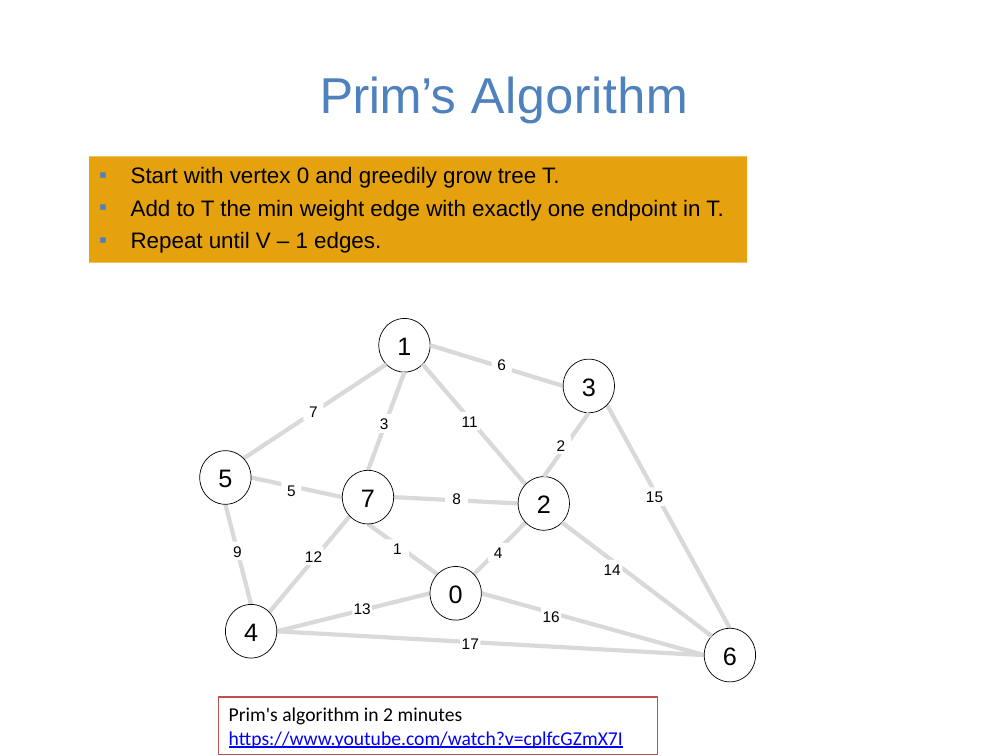
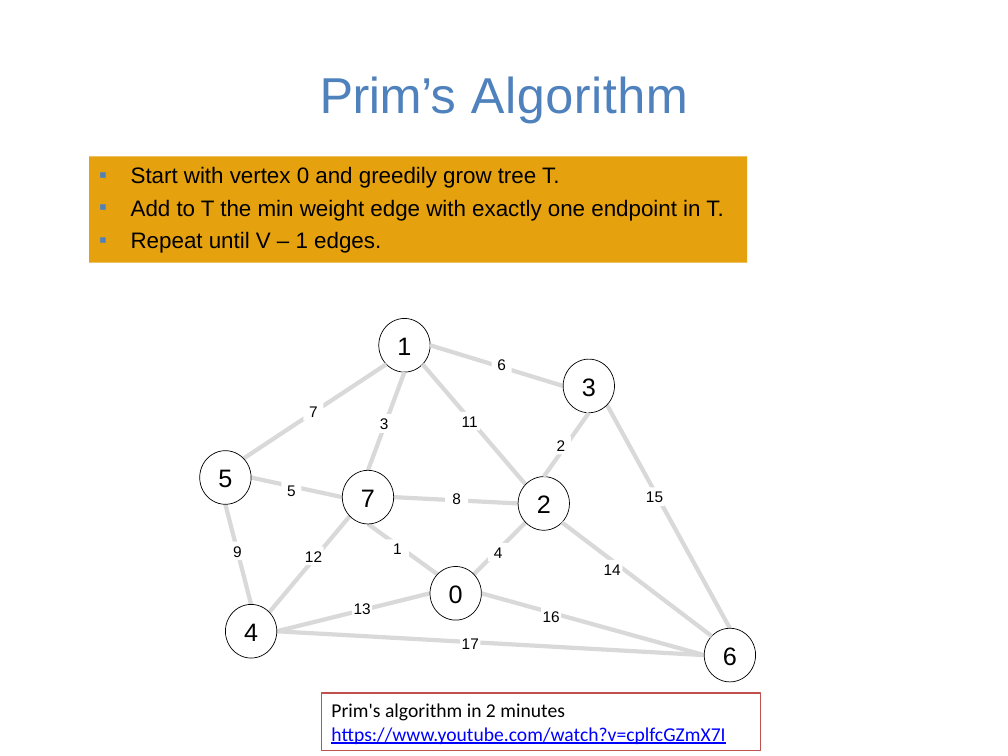
Before and after one commit to guhofstra/CSC111Fa25, a slide deck: slide 6 of PPTs/Lecture 12-minimum spanning trees.pptx. Drawn at 1008x756 pixels with LibreOffice and Linux fonts; fonts in the diff are those of the drawing. Boxes give left, top, right and bottom in pixels: in the first picture for what was removed or moved away, otherwise in the second. Text is boxed around its words. In the diff, an @@ line names an element or a change of style, - is before the commit and + after.

```diff
--- a/PPTs/Lecture 12-minimum spanning trees.pptx
+++ b/PPTs/Lecture 12-minimum spanning trees.pptx
@@ rectangle "Prim's algorithm in 2 minutes": place and size @@
-rectangle "Prim's algorithm in 2 minutes" at bbox=[219, 698, 657, 755]
+rectangle "Prim's algorithm in 2 minutes" at bbox=[322, 694, 760, 751]
```
Also in this commit, not shown: 2 other slides changed, 5 other files.
